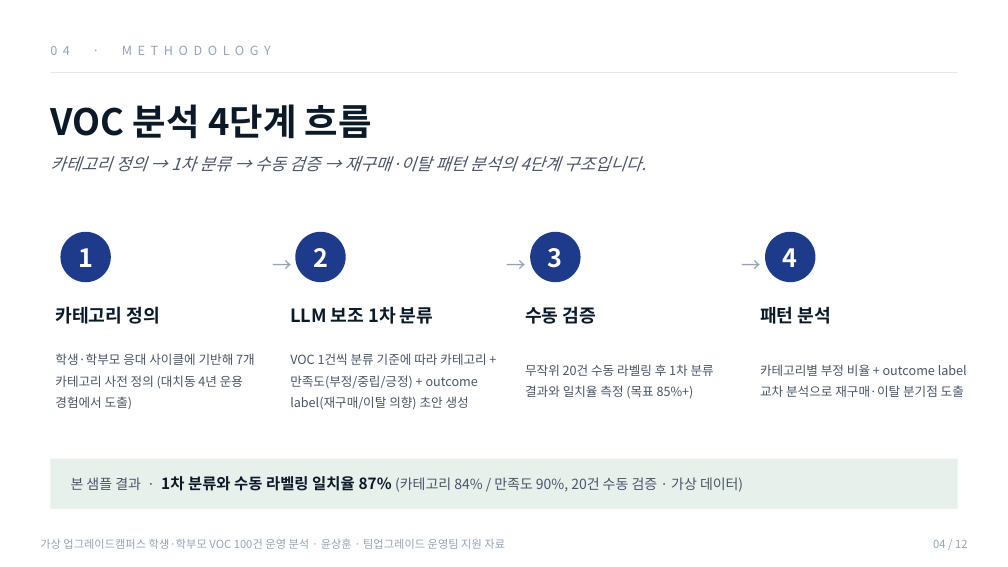
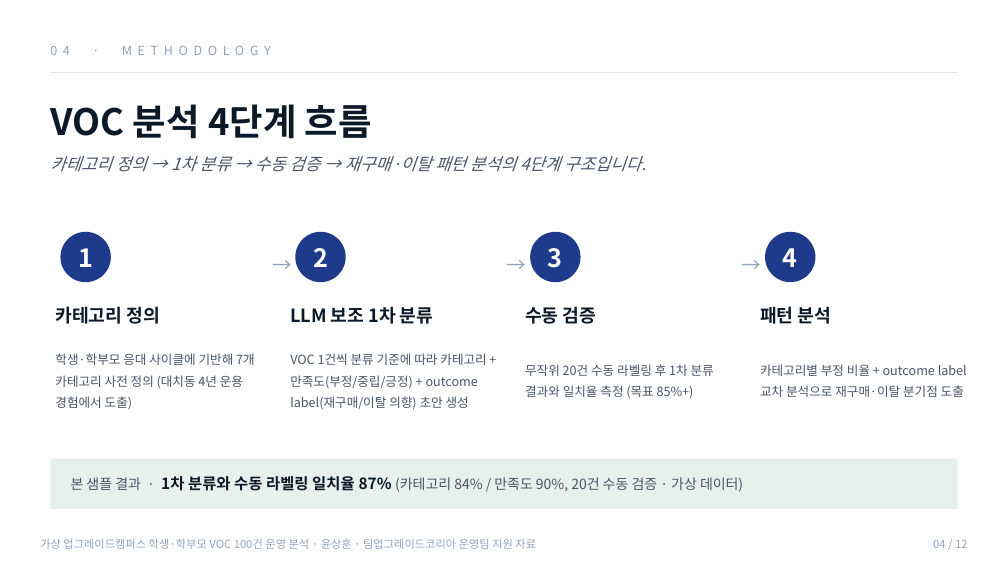
Before and after one commit to hoon7624g-web/TUK, a slide deck: slide 4 of 윤상훈_업그레이드_운영팀_VOC분석보고서.pptx. Drawn at 1008x567 pixels with LibreOffice and Linux fonts; fonts in the diff are those of the drawing. Boxes give left, top, right and bottom in pixels: in the first picture for what was removed or moved away, otherwise in the second. Text is boxed around its words. In the diff, an @@ line names an element or a change of style, - is before the commit and + after.

```diff
--- a/윤상훈_업그레이드_운영팀_VOC분석보고서.pptx
+++ b/윤상훈_업그레이드_운영팀_VOC분석보고서.pptx
@@ text at [40,539,536,549]: text changed @@
-가상 업그레이드캠퍼스 학생·학부모 VOC 100건 운영 분석 · 윤상훈 · 팀업그레이드 운영팀 지원 자료
+가상 업그레이드캠퍼스 학생·학부모 VOC 100건 운영 분석 · 윤상훈 · 팀업그레이드코리아 운영팀 지원 자료
```
Also in this commit, not shown: 11 other slides changed, 3 other files.
